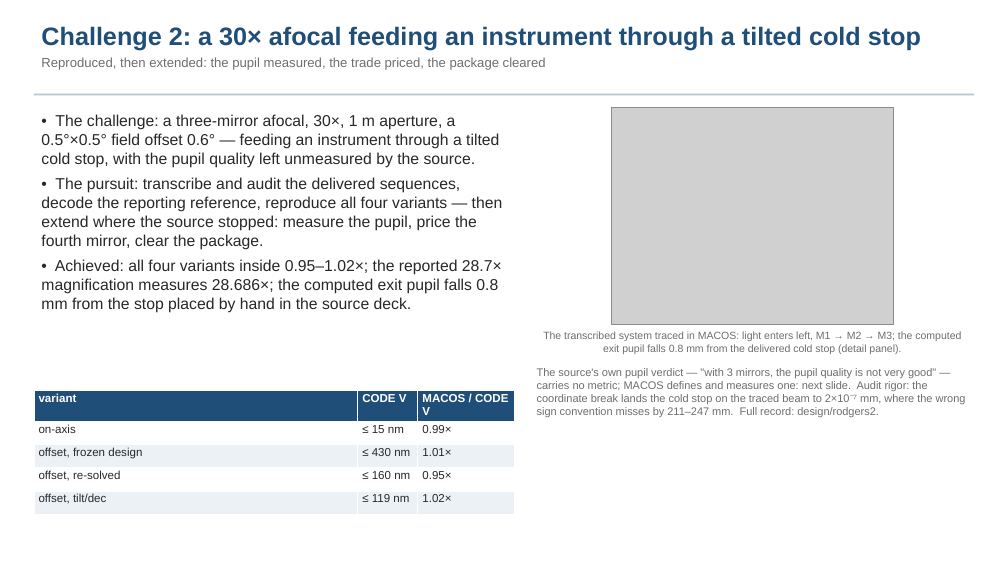
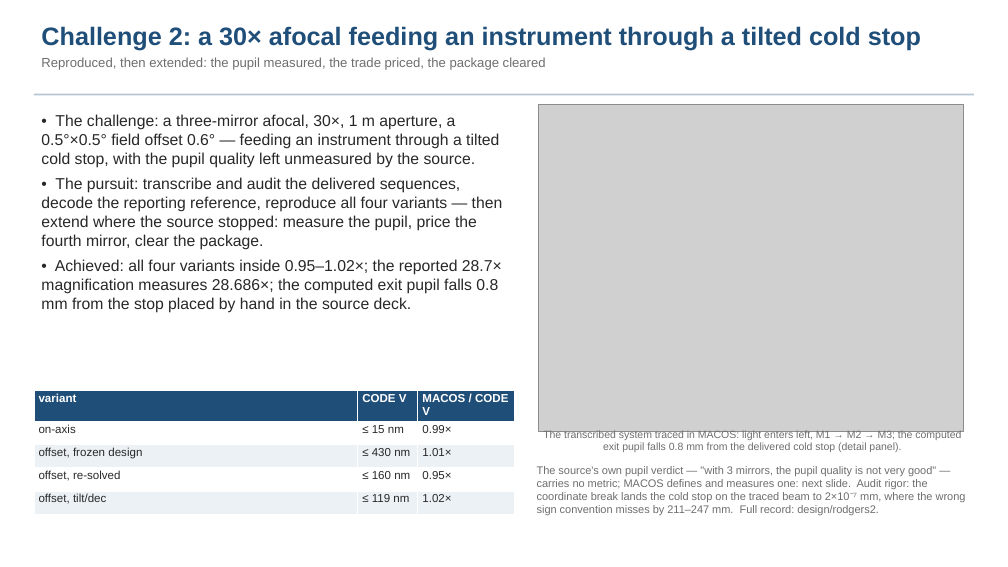
Before and after one commit to nasa-jpl/macos, a slide deck: slide 11 of demo_session/baseline_pass3.pptx. Drawn at 1008x567 pixels with LibreOffice and Linux fonts; fonts in the diff are those of the drawing; grey boxes stand for pictures. Boxes give left, top, right and bottom in pixels: in the first picture for what was removed or moved away, otherwise in the second. Text is boxed around its words. In the diff, an @@ line names an element or a change of style, - is before the commit and + after.

```diff
--- a/demo_session/baseline_pass3.pptx
+++ b/demo_session/baseline_pass3.pptx
@@ picture: place and size @@
-picture at [612,107,894,324]
+picture at [538,104,964,432]
@@ text "The transcribed system traced in ...": place and size @@
-text "The transcribed system traced in ..." at [543,331,961,354]
+text "The transcribed system traced in ..." at [543,430,961,452]
@@ text "The source's own pupil verdict ...": place and size @@
-text "The source's own pupil verdict ..." at [537,368,966,417]
+text "The source's own pupil verdict ..." at [537,466,966,515]
```
Also in this commit, not shown: 5 other slides changed, 5 other files.
